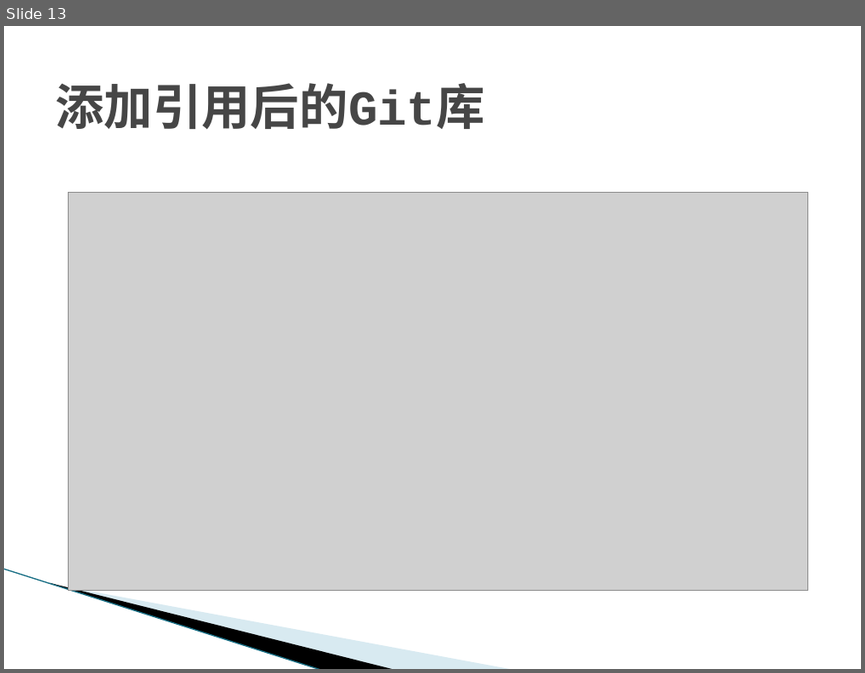
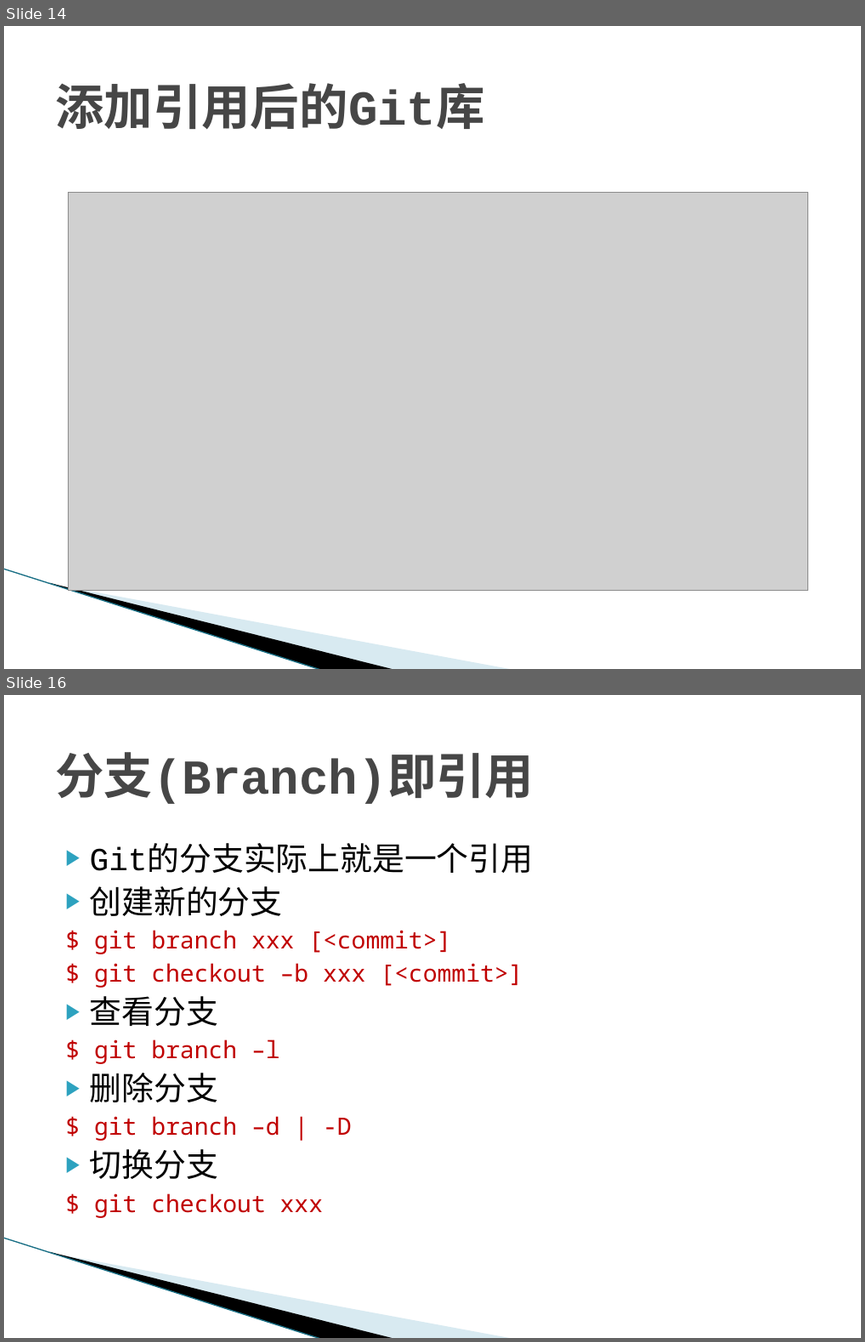
Before and after one commit to texnician/demo, a slide deck: ppt/Git.pptx. Shown one above the other, each under a label of ours: slide 13 before the commit, slides 14 and 16 after it; the slides between them are not shown. The pictures are 865x673 and 865x1342 pixels, drawn with LibreOffice and Linux fonts; fonts in the diff are those of the drawing; grey boxes stand for pictures; background and template pictures are left out. Boxes give left, top, right and bottom in pixels: in the first picture for what was removed or moved away, otherwise in the second. Text is boxed around its words. In the diff, an @@ line names an element or a change of style, - is before the commit and + after.

```diff
--- a/ppt/Git.pptx
+++ b/ppt/Git.pptx
@@ slide 16 added at (4, 695, 861, 1338), background #FFFFFF; not listed: 3 template elements that a slide beside it also shows @@
@@ title added at (55, 752, 534, 804), 41 pt, text #464646, bold @@
+分支(Branch)即引用
@@ text added at (90, 847, 534, 1218), 20 pt, text #C00000 @@
+▶ Git的分支实际上就是一个引用
+▶ 创建新的分支
+$ git branch xxx [<commit>]
+$ git checkout –b xxx [<commit>]
+▶ 查看分支
+$ git branch –l
+▶ 删除分支
+$ git branch –d | -D
+▶ 切换分支
+$ git checkout xxx
@@ what was slide 13 is now slide 14 @@
```
Also in this commit, not shown: 1 slide changed, 6 other slides added, 4 other files.
